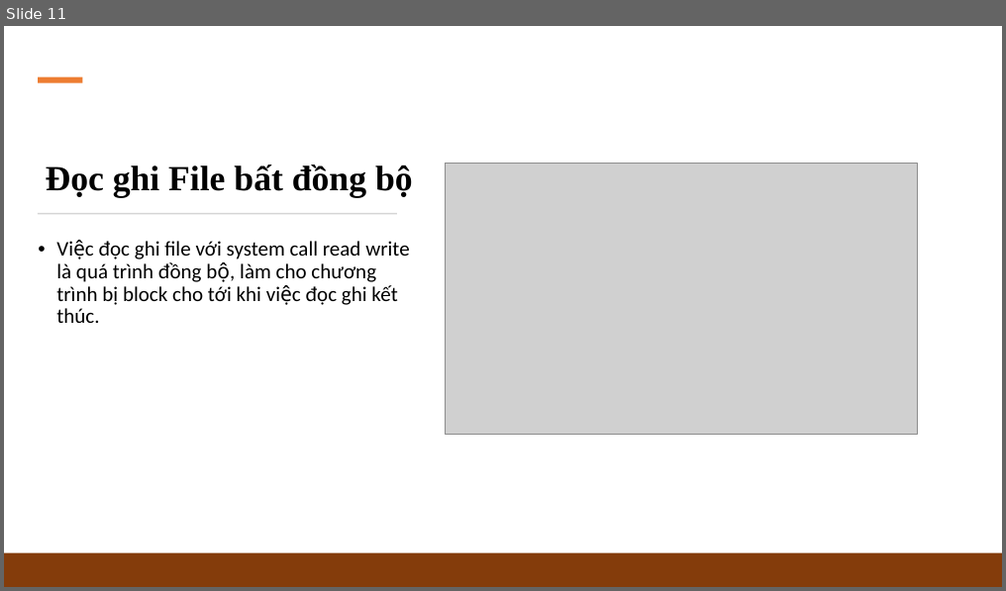
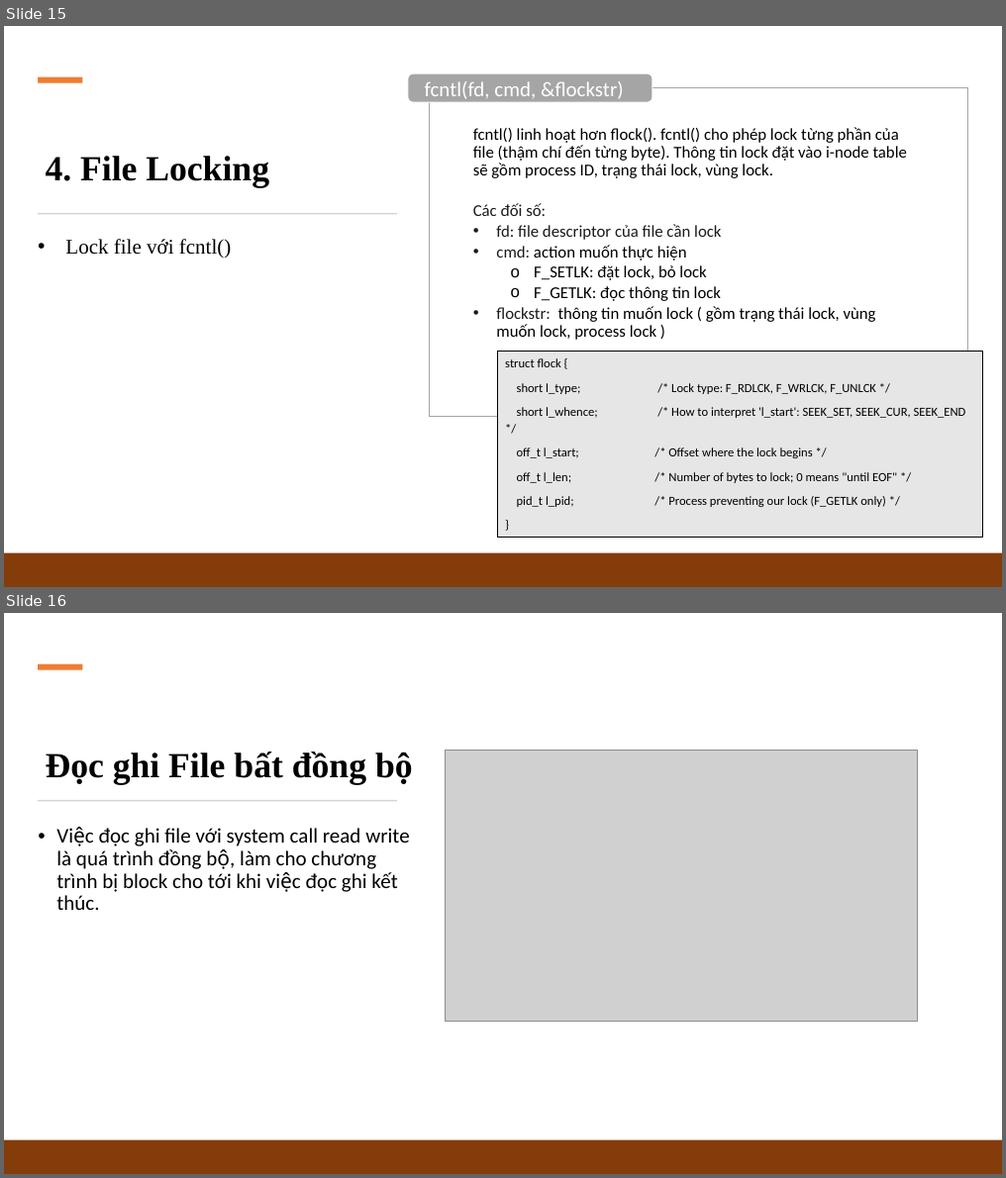
Before and after one commit to Slayder97/Linux-Programming-N-System, a slide deck: slides/2_Linux-File-System.pptx. Shown one above the other, each under a label of ours: slide 11 before the commit, slides 15 and 16 after it. The pictures are 1006x591 and 1006x1178 pixels, drawn with LibreOffice and Linux fonts; fonts in the diff are those of the drawing; grey boxes stand for pictures. Boxes give left, top, right and bottom in pixels: in the first picture for what was removed or moved away, otherwise in the second. Text is boxed around its words. In the diff, an @@ line names an element or a change of style, - is before the commit and + after.

```diff
--- a/slides/2_Linux-File-System.pptx
+++ b/slides/2_Linux-File-System.pptx
@@ slide 15 added at [4, 26, 1002, 587], background #FFFFFF @@
@@ rectangle added at [38, 76, 82, 82], fill #ED7D31 @@
@@ rounded rectangle added at [408, 74, 653, 102], fill #A5A5A5, outline #FFFFFF 1 pt @@
@@ text added at [425, 81, 624, 99], 20 pt, text #FFFFFF @@
+fcntl(fd, cmd, &flockstr)
@@ rectangle added at [430, 88, 968, 416], fill #FFFFFF at 90% opacity, outline #A5A5A5 1 pt @@
@@ text added at [473, 127, 907, 340], 16 pt, text #000000 @@
+  fcntl() linh hoạt hơn flock(). fcntl() cho phép lock từng phần của file (thậm chí đến từng byte). Thông tin lock đặt vào i-node table sẽ gồm process ID, trạng thái lock, vùng lock.
+  Các đối số:
+  • fd: file descriptor của file cần lock
+  • cmd: action muốn thực hiện
+    o F_SETLK: đặt lock, bỏ lock
+    o F_GETLK: đọc thông tin lock
+  • flockstr: thông tin muốn lock ( gồm trạng thái lock, vùng muốn lock, process lock )
@@ text added at [46, 156, 269, 187], 34 pt, text #000000, bold @@
+4. File Locking
@@ rectangle added at [38, 213, 397, 215], fill #D5D5D5 @@
@@ text added at [65, 239, 231, 259], 20 pt, text #000000 @@
+• Lock file với fcntl()
@@ rectangle added at [498, 351, 982, 537], fill #E7E6E6, outline #000000 0.75 pt, 12 pt, text #000000 @@
+struct flock {
+short l_type; /* Lock type: F_RDLCK, F_WRLCK, F_UNLCK */
+short l_whence; /* How to interpret 'l_start': SEEK_SET, SEEK_CUR, SEEK_END */
+off_t l_start; /* Offset where the lock begins */
+off_t l_len; /* Number of bytes to lock; 0 means "until EOF" */
+pid_t l_pid; /* Process preventing our lock (F_GETLK only) */
+}
@@ rectangle added at [4, 554, 1002, 587], fill #843C0B @@
@@ what was slide 11 is now slide 16 @@
```
Also in this commit, not shown: 10 slides changed, 4 other slides added, 16 other files.
